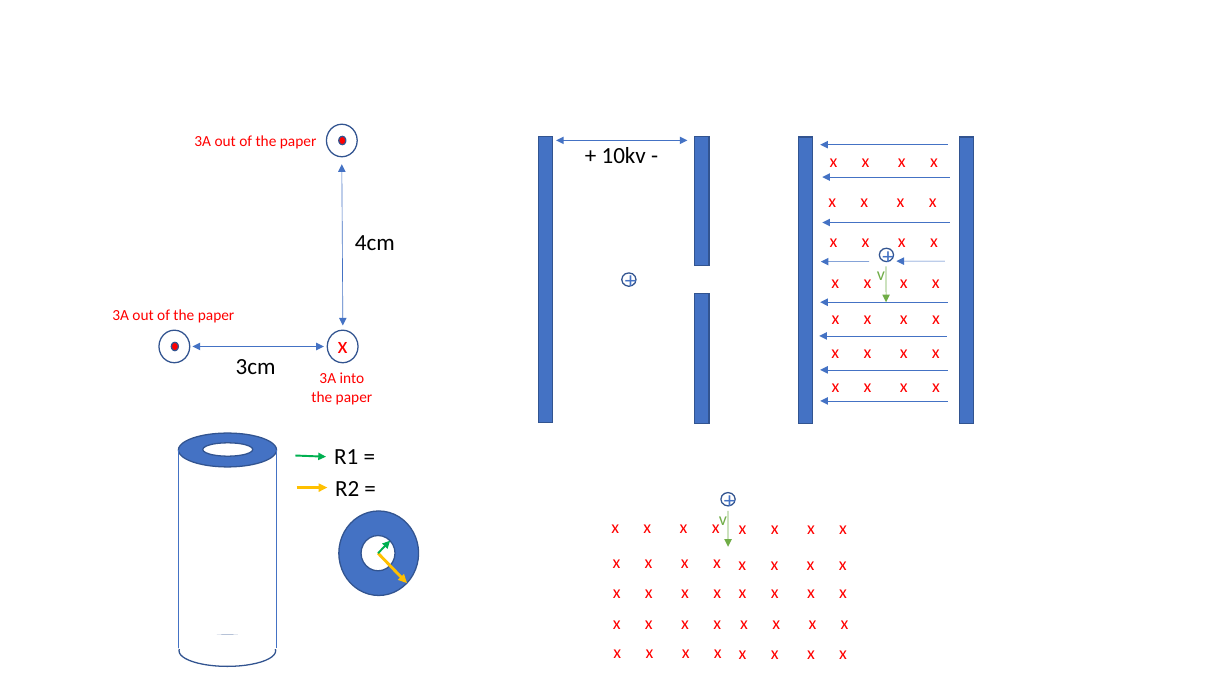
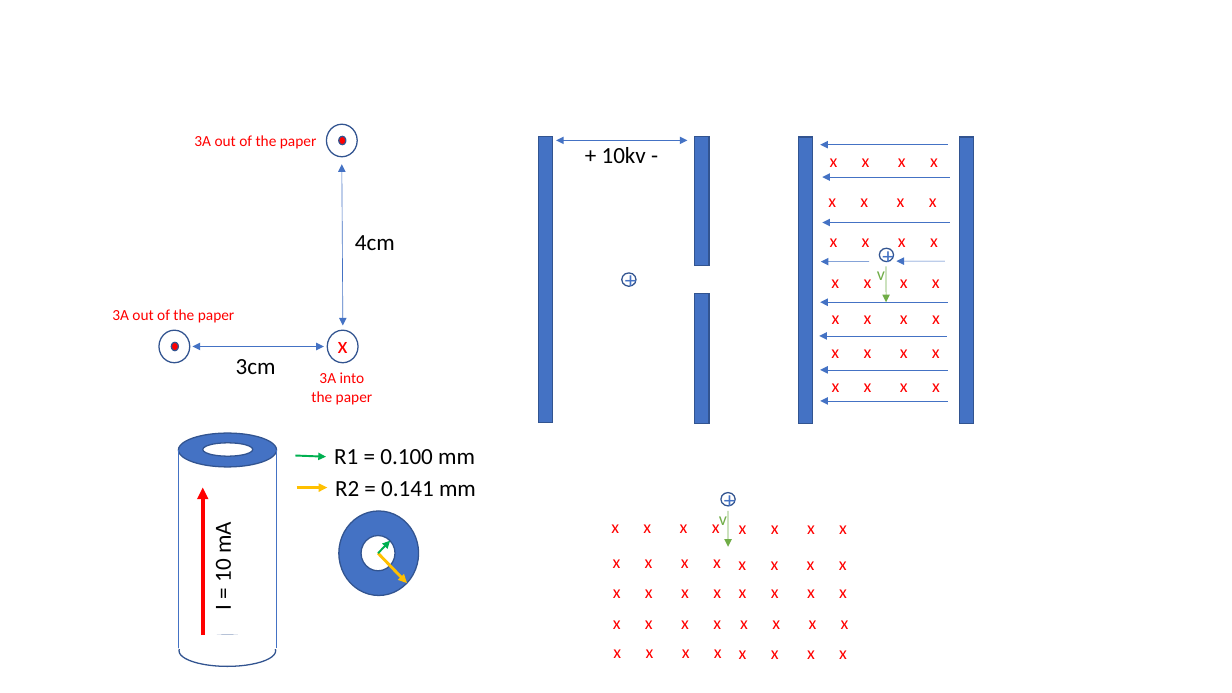
Before and after one commit to brashap/Phys1320, a slide deck: slide 1 of Exams/Final_Figures.pptx. Drawn at 1232x693 pixels with LibreOffice and Linux fonts; fonts in the diff are those of the drawing. Boxes give left, top, right and bottom in pixels: in the first picture for what was removed or moved away, otherwise in the second. Text is boxed around its words. In the diff, an @@ line names an element or a change of style, - is before the commit and + after.

```diff
--- a/Exams/Final_Figures.pptx
+++ b/Exams/Final_Figures.pptx
@@ text at (334,449,475,464): text changed @@
-R1 =
+R1 = 0.100 mm
@@ arrow added from (202, 636) to (202, 488), #FF0000 3 pt @@
@@ text at (335,481,476,496): text changed @@
-R2 =
+R2 = 0.141 mm
@@ text added at (209,525,237,608), 18 pt, text #000000 @@
+I = 10 mA
```
Also in this commit, not shown: 6 other files.
